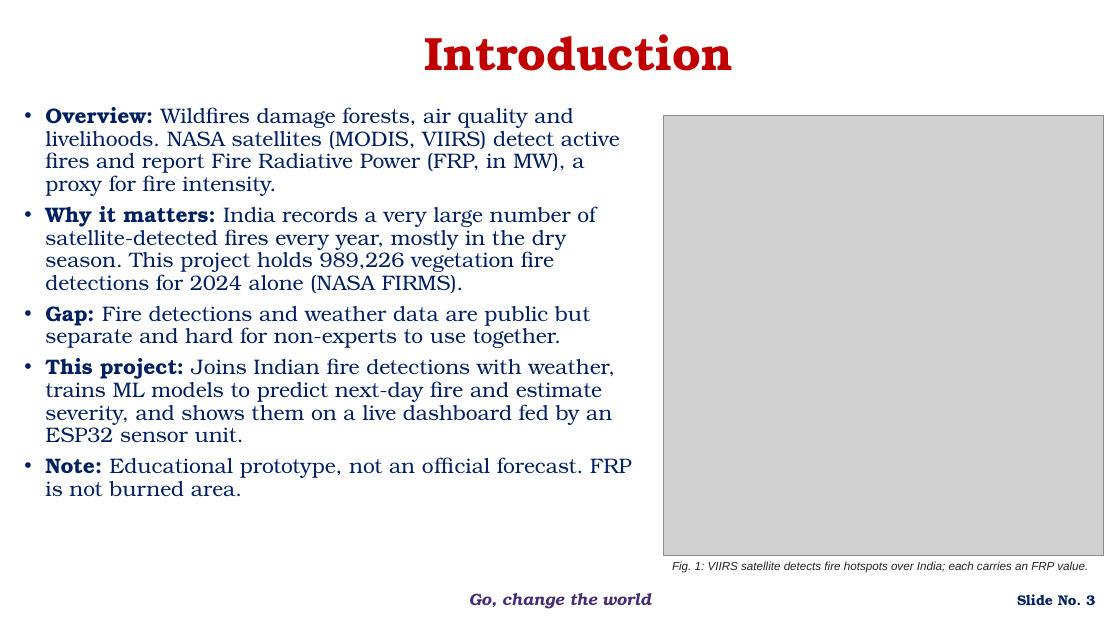
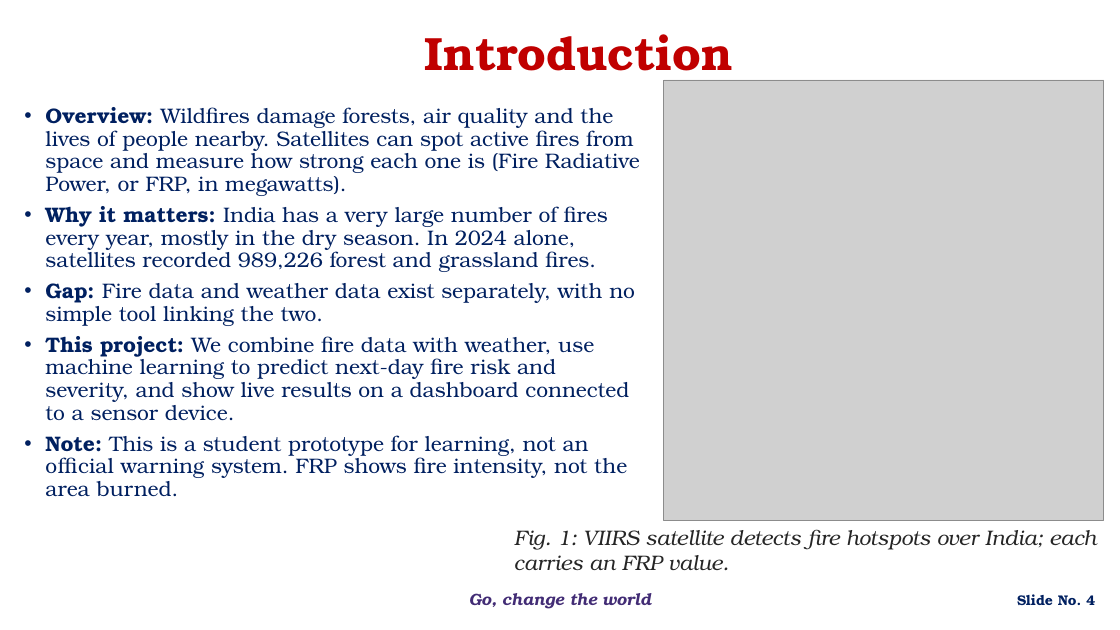
Before and after one commit to bnsama29-cloud/wildfire-estimation-evs, a slide deck: slide 4 of docs/EL_Phase1_Wildfire.pptx (slide 3 before the commit). Drawn at 1120x630 pixels with LibreOffice and Linux fonts; fonts in the diff are those of the drawing; grey boxes stand for pictures; background and template pictures are left out. Boxes give left, top, right and bottom in pixels: in the first picture for what was removed or moved away, otherwise in the second. Text is boxed around its words. In the diff, an @@ line names an element or a change of style, - is before the commit and + after.

```diff
--- a/docs/EL_Phase1_Wildfire.pptx
+++ b/docs/EL_Phase1_Wildfire.pptx
@@ picture: place and size @@
-picture at box(664, 116, 1104, 556)
+picture at box(664, 80, 1104, 520)
@@ text at box(45, 107, 640, 497): text changed @@
-• Overview: Wildfires damage forests, air quality and livelihoods. NASA satellites (MODIS, VIIRS) detect active fires and report Fire Radiative Power (FRP, in MW), a proxy for fire intensity.
-• Why it matters: India records a very large number of satellite-detected fires every year, mostly in the dry season. This project holds 989,226 vegetation fire detections for 2024 alone (NASA FIRMS).
-• Gap: Fire detections and weather data are public but separate and hard for non-experts to use together.
-• This project: Joins Indian fire detections with weather, trains ML models to predict next-day fire and estimate severity, and shows them on a live dashboard fed by an ESP32 sensor unit.
-• Note: Educational prototype, not an official forecast. FRP is not burned area.
+• Overview: Wildfires damage forests, air quality and the lives of people nearby. Satellites can spot active fires from space and measure how strong each one is (Fire Radiative Power, or FRP, in megawatts).
+• Why it matters: India has a very large number of fires every year, mostly in the dry season. In 2024 alone, satellites recorded 989,226 forest and grassland fires.
+• Gap: Fire data and weather data exist separately, with no simple tool linking the two.
+• This project: We combine fire data with weather, use machine learning to predict next-day fire risk and severity, and show live results on a dashboard connected to a sensor device.
+• Note: This is a student prototype for learning, not an official warning system. FRP shows fire intensity, not the area burned.
@@ text "Fig. 1: VIIRS satellite detects ...": place and size @@
-text "Fig. 1: VIIRS satellite detects ..." at box(672, 561, 1088, 573)
+text "Fig. 1: VIIRS satellite detects ..." at box(514, 529, 1096, 570)
@@ text "Fig. 1: VIIRS satellite detects ..." at box(514, 529, 1096, 570): size 10 to 18 pt, font Arial to TeX Gyre Bonum @@
@@ page number at box(1017, 594, 1095, 605): text changed @@
-Slide No. 3
+Slide No. 4
```
Also in this commit, not shown: 11 other slides changed, 2 slides added.
